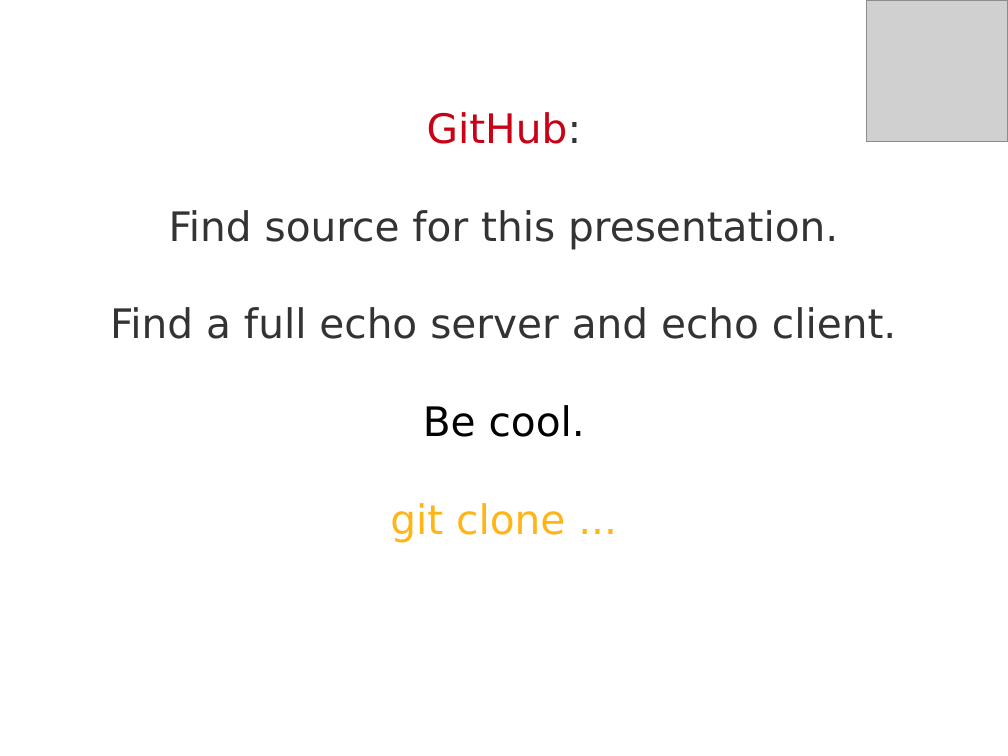
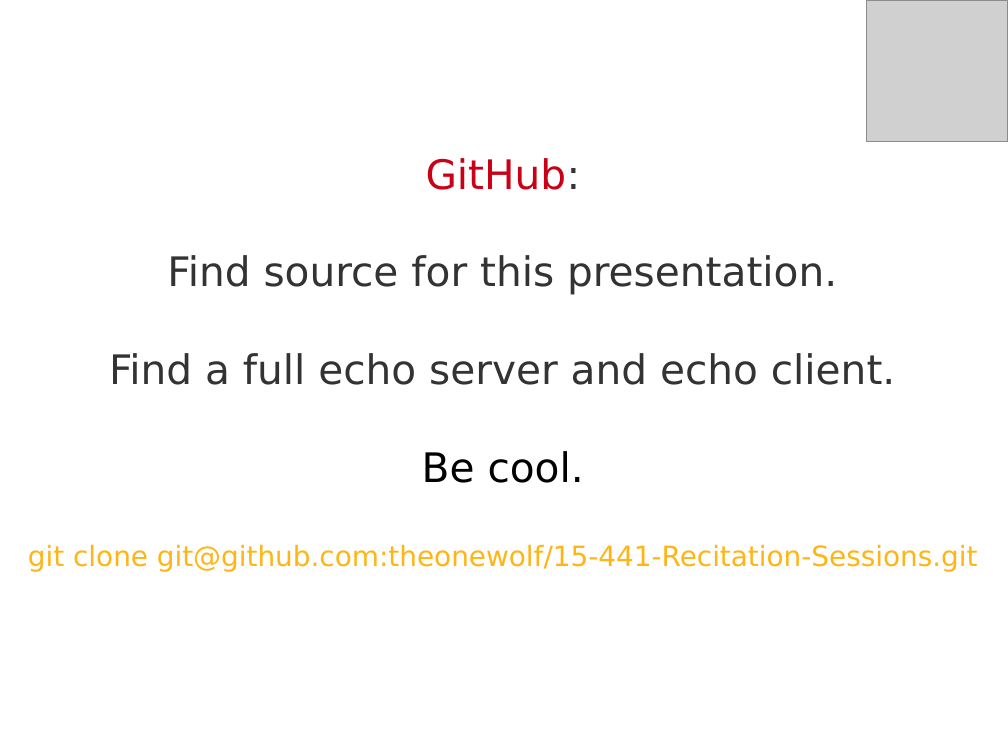
Before and after one commit to theonewolf/15-441-Recitation-Sessions, a slide deck: slide 59 of recitation1/src/recitation1.odp. Drawn at 1008x756 pixels with LibreOffice and Linux fonts; fonts in the diff are those of the drawing; grey boxes stand for pictures. Boxes give left, top, right and bottom in pixels: in the first picture for what was removed or moved away, otherwise in the second. Text is boxed around its words. In the diff, an @@ line names an element or a change of style, - is before the commit and + after.

```diff
--- a/recitation1/src/recitation1.odp
+++ b/recitation1/src/recitation1.odp
@@ subtitle "GitHub:": place and size @@
-subtitle "GitHub:" at (110,112,896,542)
+subtitle "GitHub:" at (28,158,978,572)
@@ subtitle at (28,544,978,572): text changed; size 32 to 22 pt @@
-git clone ...
+git clone git@github.com:theonewolf/15-441-Recitation-Sessions.git
```
Also in this commit, not shown: 1 other file.
